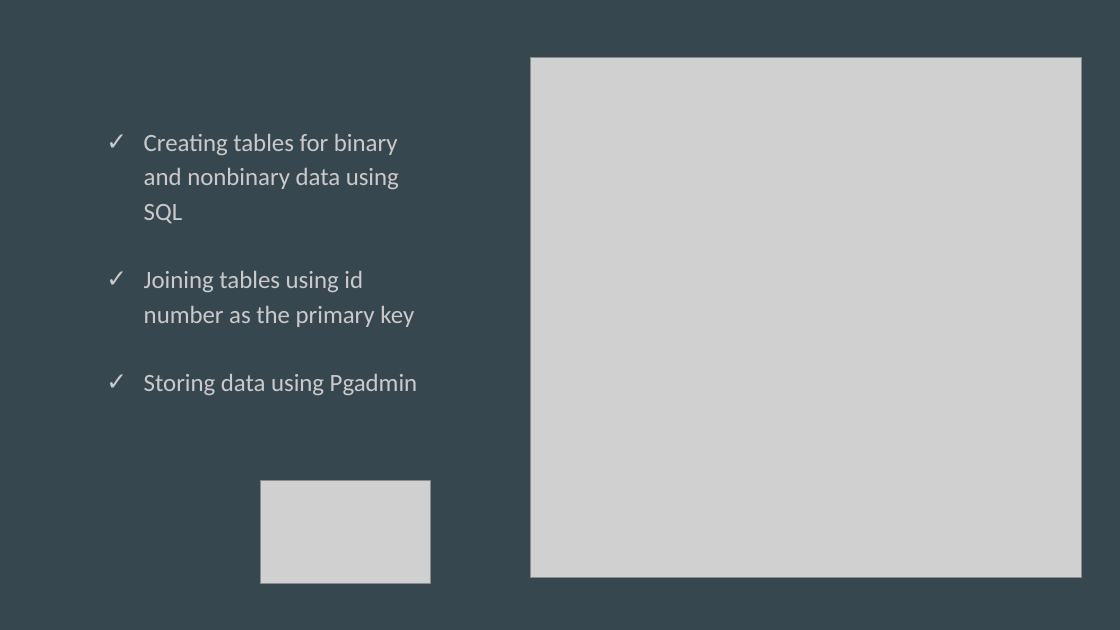
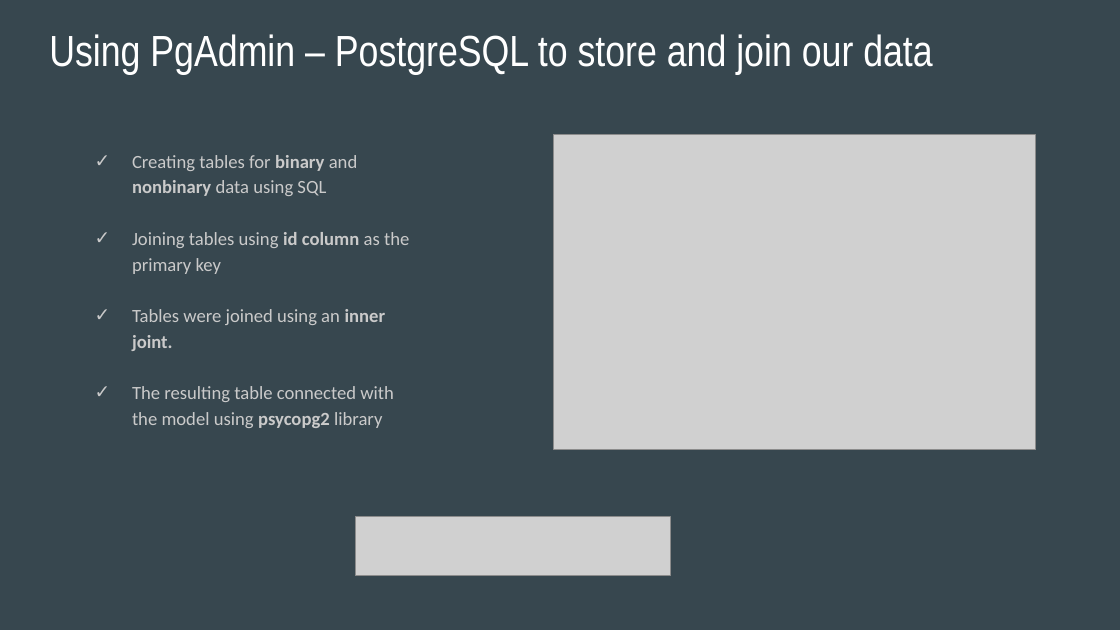
Before and after one commit to apombo90/Predicting_Heart_Disease, a slide deck: slide 15 of Final Project - Group 7.pptx. Drawn at 1120x630 pixels with LibreOffice and Linux fonts; fonts in the diff are those of the drawing; grey boxes stand for pictures. Boxes give left, top, right and bottom in pixels: in the first picture for what was removed or moved away, otherwise in the second. Text is boxed around its words. In the diff, an @@ line names an element or a change of style, - is before the commit and + after.

```diff
--- a/Final Project - Group 7.pptx
+++ b/Final Project - Group 7.pptx
@@ text added at box(49, 34, 932, 75), 28 pt, text #FFFFFF @@
+Using PgAdmin – PostgreSQL to store and join our data
@@ text "Creating tables for binary and ...": place and size @@
-text "Creating tables for binary and ..." at box(144, 134, 418, 395)
+text "Creating tables for binary and ..." at box(132, 155, 409, 428)
@@ picture: place and size @@
-picture at box(531, 58, 1082, 578)
+picture at box(553, 134, 1035, 449)
@@ text at box(132, 155, 358, 196): size 16 to 12 pt in "Creating tables for binary and nonbinary data ..."; bold on in "binary nonbinary" @@
@@ text at box(132, 232, 409, 428): text changed; size 16 to 12 pt @@
-✓ Joining tables using id number as the primary key
-✓ Storing data using Pgadmin
+✓ Joining tables using id column as the primary key
+✓ Tables were joined using an inner joint.
+✓ The resulting table connected with the model using psycopg2 library
@@ picture removed at box(261, 480, 430, 584) @@
@@ picture added at box(355, 516, 670, 576) @@
```
Also in this commit, not shown: 10 other slides changed, 3 slides added, 3 slides removed, 1 other file.
